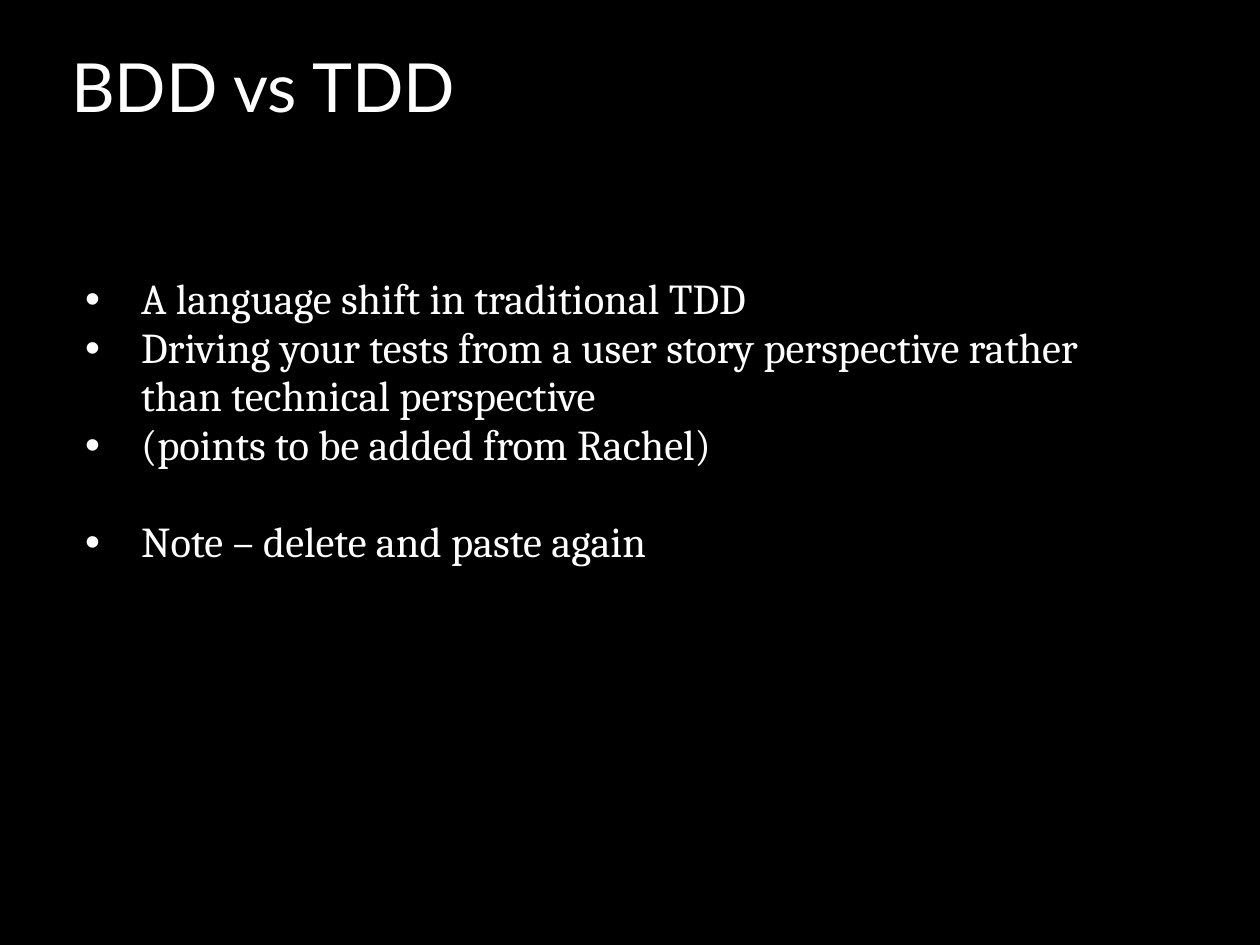
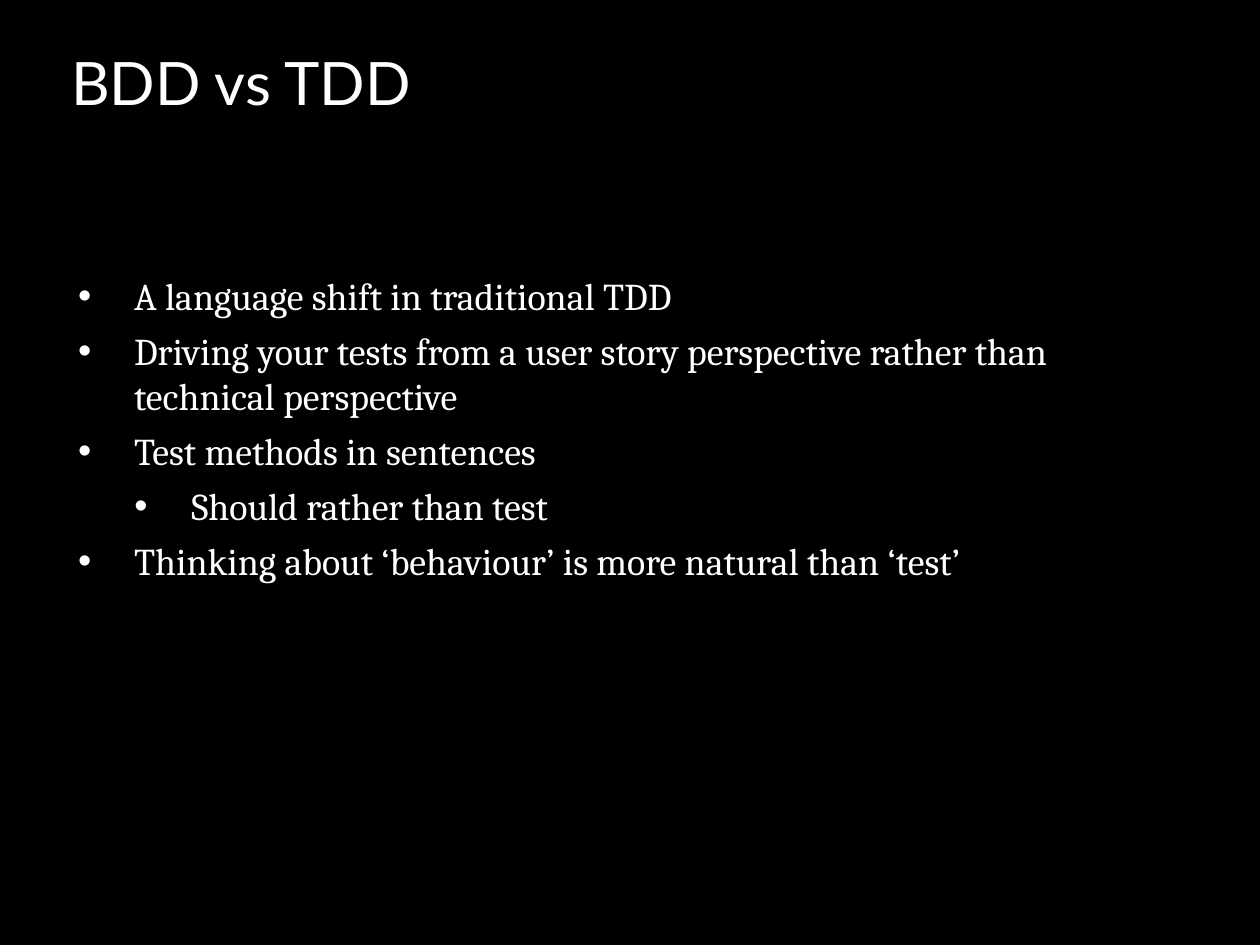
Before and after one commit to jomontanari/JasmineBowlingGame, a slide deck: slide 3 of TestingJavaScript_with_Jasmine.ppt. Drawn at 1260x945 pixels with LibreOffice and Linux fonts; fonts in the diff are those of the drawing; background and template pictures are left out. Boxes give left, top, right and bottom in pixels: in the first picture for what was removed or moved away, otherwise in the second. Text is boxed around its words. In the diff, an @@ line names an element or a change of style, - is before the commit and + after.

```diff
--- a/TestingJavaScript_with_Jasmine.ppt
+++ b/TestingJavaScript_with_Jasmine.ppt
@@ title "BDD vs TDD" at box(71, 62, 411, 106): size 43 to 38 pt @@
@@ text "A language shift in traditional ...": place and size @@
-text "A language shift in traditional ..." at box(141, 284, 1078, 567)
+text "A language shift in traditional ..." at box(134, 283, 1047, 584)
@@ text at box(134, 283, 1047, 418): size 27 to 24 pt in "A language shift in traditional TDD", "Driving your tests from a user story ..."; line spacing 0.95 to 1; more space between paragraphs @@
@@ text at box(134, 438, 961, 584): text changed; size 27 to 24 pt @@
-• (points to be added from Rachel)
-• Note – delete and paste again
+• Test methods in sentences
+  • Should rather than test
+• Thinking about ‘behaviour’ is more natural than ‘test’
```
Also in this commit, not shown: 8 other slides changed.
